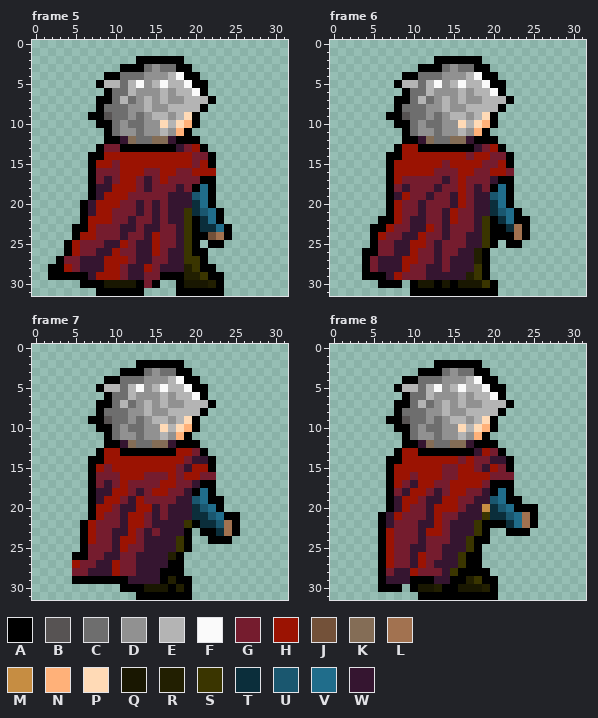
A pixel-art file gets an edit: artwork/units/Nilo.ase. Above: the version before the commit.
32x32 pixels, 8 frames. Colours within 5 levels of each other are drawn and written as one. Shown: frame 5, frame 6, frame 7, frame 8. The old version is drawn lined up with the new one.
Visible layers, top first: "red", "cloak", "Layer 4", "test2", "Layer 3", "Layer 1 Copy", "clock".
Palette (. is transparent): A #000000  B #575353  C #6e6e6e  D #919191  E #b4b4b4  F #fafafa  G #751c2e  H #9b1302  J #735139  K #846d56  L #a27250  M #c68d42  N #ffb179  P #ffdab6  Q #191701  R #221f01  S #3a3500  T #0b2e3b  U #1a576f  V #206d8b  W #351530
Pixels before, frame 5, first column x 2:
 2 ...........AAAAAA......
 3 .........AAACDCCAA.....
 4 .......AACCCDDDEFAA....
 5 ......AEECEFDEFEEFAA...
 6 .......ACCEDDDEDEEFA...
 7 ......AACECDEDEDDEEEA..
 8 ......ACCCDDEDDEEEEA...
 9 .....AABCCDCDEEDEPA....
10 ......AACDCCDDPEPNA....
11 .......ACDDCDDEDNA.....
12 .......AAWKCCKKWAAA....
13 ......AGGAAAAAAAWGHA...
14 .....AAHHHHHHHHHHHGGA..
15 .....AHHGHHHHHHHHHGHA..
16 .....AGGGHHHGGHHGGHHH..
17 .....AGWGHHGWGHGGGGAA..
18 .....AWWHHHGWGGGWGAVA..
19 .....AWHHHGGGGGWWWUVA..
20 ....AWHHHGGWGWGWWWTVA..
21 ....AWHHGGGWGWGWWSTUVA.
22 ....AHHHGGWGGWGWWSATVA.
23 ...AAHGGGWWGWWGGWSATTVA
24 ...AHHGGGWGGWHGGWSAAJLA
25 ..AHGGGWWHGWWHGGWSA.AA.
26 ..AHGGWWHGGWWHGWWSAA...
27 .AGGWWWHHHGWWGGWWSSA...
28 AAHGWWWHHGWWHGWWWRSAA..
29 AAAAAWHHHGWWGGAAARRSAA.
30 ....AAAQQQQAGA..AQQQRA.
31 ......AAAAAA....AAAAAA.
Pixels before, frame 6, first column x 4:
 2 .........AAAAAA......
 3 .......AAACDCCAA.....
 4 .....AACCCDDDEFAA....
 5 ....AEECEFDEFEEFAA...
 6 .....ACCEDDDEDEEFA...
 7 ....AACECDEDEDDEEEA..
 8 ....ACCCDDEDDEEEEA...
 9 ...AABCCDCDEEDEPA....
10 ....AACDCCDDPEPNA....
11 .....ACDDCDDEDNA.....
12 .....AAWKCCKKWAAA....
13 ....AHHAAAAAAAWGHA...
14 ...AAHHHHHHHHGHHGGA..
15 ...AHHHHHHGHHHHGGHA..
16 ...AHHHHHGGGHHGGHHG..
17 ...AHGGGGGWGHGGGWAA..
18 ...AGWGGGWGGHGWGAVA..
19 ...AWHGGWGGWHGWWUVA..
20 ...AHGGWGGGWHGWWTVA..
21 ...AHGGWGGWHGGWWTUVA.
22 ..AAHGWWGGWHGGWSATVAA
23 .AAHGGWWHGWGGGWSAATLA
24 .AHGGWWHGGWGGWWSAAALA
25 .AGGWWHHGWGGGWWSA.AA.
26 AAGGWWHGGWGGWWRA.....
27 AGWWWHHGGWGWWWRA.....
28 AGWWWHGGWWGWWWSA.....
29 AAAWHGGGWWWWWRSA.....
30 ..AAA.AQQAQAQQQSA....
31 ......AAAAAAAAAAA....
Pixels before, frame 7, first column x 5:
 2 ........AAAAAA.......
 3 ......AAACDCCAA......
 4 ....AACCCDDDEFAA.....
 5 ...AEECEFDEFEEFAA....
 6 ....ACCEDDDEDEEFA....
 7 ...AACECDEDEDDEEEA...
 8 ...ACCCDDEDDEEEEA....
 9 ..AABCCDCDEEDEPA.....
10 ...AACDCCDDPEPNA.....
11 ....ACDDCDDEDNA......
12 ....AAWKCCKKWAAA.....
13 ...AHHAAAAAAAHHGA....
14 ..AAHHHHHHHHHHGWWA...
15 ..AHGHHHHHHHHGWHHA...
16 ..AGGGHHHGGGHGHHGG...
17 ..AGWGHGGGGHHGGWAA...
18 ..AWWHHGWGHHGGWAVA...
19 ..AWHHGWHGGGGWWUVAA..
20 ..AHHGWWHHWGWWWTUVA..
21 ..AHGGWHHGWGWWWTTUVAA
22 .AHGGGWHHGWWWWSATTULA
23 .AHGGWWHGWGWWWA.AATLA
24 .AHGGWHHGWWWWSA..AAA.
25 .AGGGWHGGWWWWSA......
26 AAGGWWGGWWWWRA.......
27 HGGWWHGGWWWWAA.......
28 GGWWWHGGWWWAAA.......
29 AAAAAAAWWWWARAA......
30 ......AAAQQQARA......
31 ........AAAAAAA......
Pixels before, frame 8, first column x 6:
 2 .......AAAAAA.......
 3 .....AAACDCCAA......
 4 ...AACCCDDDEFAA.....
 5 ..AEECEFDEFEEFAA....
 6 ...ACCEDDDEDEEFA....
 7 ..AACECDEDEDDEEEA...
 8 ..ACCCDDEDDEEEEA....
 9 .AABCCDCDEEDEPA.....
10 ..AACDCCDDPEPNA.....
11 ...ACDDCDDEDNA......
12 ...AAWKCCKKWAAA.....
13 ..AHHAAAAAAAWHGA....
14 .AAHHHHHHHGHGGWWA...
15 .AHHHHHHGGHHGWHGA...
16 .AHHGHHHGGHHHHGGG...
17 .AHGWHHGGHHHHGAAA...
18 .AGWHHGWGHHGGWAVA...
19 .AWHHGWWHHGGWWUVAA..
20 .AWHGGWHHHGWWMTUVAAA
21 AWHGGGWHGGWWWSTTUVLA
22 AWGGGWWHGWWWSAAATVLA
23 AHGGGWHHGWWWSA..AAA.
24 AHGGGWGGGWWSAA......
25 AHGGWWGGWWWSA.......
26 AHGGWHGGWWSAA.......
27 AHGGWHGWWWSAA.......
28 AGWWHGGGWSAAAA......
29 AWWWAAAWWAARSAA.....
30 AAA.AQQRAAQQQRA.....
31 .....AAAAAAAAAA.....
Once edited:
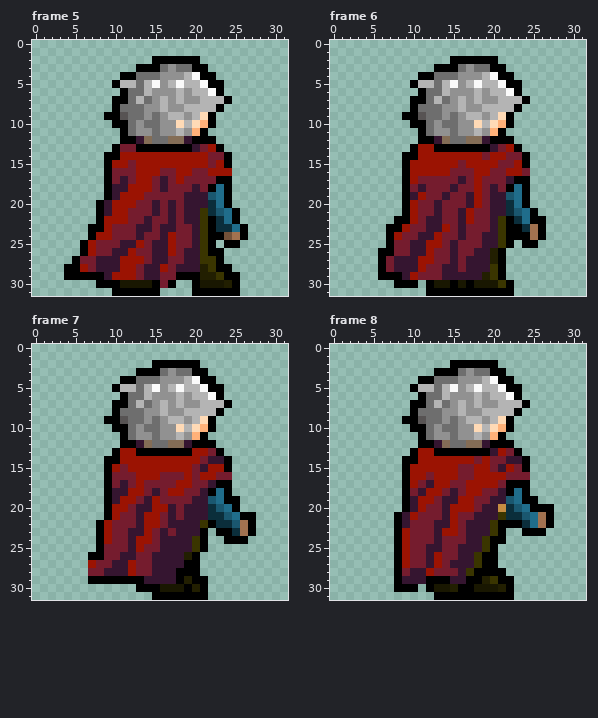
Change:
whole drawing moved by -1,+1 (the old picture is shown already moved)
Changed rows in their new state; - is an unchanged pixel.
Frame 5:
first column x 2:
 2 -----------..----AA------
 3 ---------..-AA-DCCAA-----
 4 -------..AA-CC-DDEFAA----
 5 ------..AE-CEFD-FEEFAA---
 6 -------..ACCE-D--DEEFA---
 7 ------..AA-EC---EDD-EEA--
 8 ------..A-CCD-EDD--EEA---
 9 -----..AABC--CDE-DEPA----
10 ------..AA-DCCDD-EPNA----
11 -------..ACD-CD-EDNA-----
12 -------..AAWKCCKKW-AA----
13 ------..AGG-----AAWGHA---
14 -----..AA---------HHGGA--
15 -----..AH-G-------H-GHA--
16 -----..A-GG-HHGGHHGG-HH--
17 -----..A-WGHH-W-H--GGAA--
18 -----..AWW-HH-W-G-WG-VA--
19 -----..AW-HH---GG-WWUVA--
20 ----..AW-HHG----G-WWTVA--
21 ----..AWHH-G----GWWSTUVA-
22 ----..A-HHG-WG--GWWSATVA-
23 ---..AAH-GGW-GWWGGWSATTVA
24 ---..AHH-G-WGGWHGGWSAAJLA
25 --..AH-GGWWHGWWHGGWS-.AA-
26 --..AHGGWWHGGWWHGWWSAA---
27 -..AGG-WW-HHGWWGGWWSSA---
28 ..AAHG-WWHHGWWHG-WWRSAA--
29 ..---AAW-HHGWWGG-AARRSAA-
30 ----..-AA--QQ-GA..A-QQRA-
31 ------..----AA--..----AA-
Frame 6:
first column x 4:
 2 ---------..----AA------
 3 -------..-AA-DCCAA-----
 4 -----..AA-CC-DDEFAA----
 5 ----..AE-CEFD-FEEFAA---
 6 -----..ACCE-D--DEEFA---
 7 ----..AA-EC---EDD-EEA--
 8 ----..A-CCD-EDD--EEA---
 9 ---..AABC--CDE-DEPA----
10 ----..AA-DCCDD-EPNA----
11 -----..ACD-CD-EDNA-----
12 -----..AAWKCCKKW-AA----
13 ----..AHH-----AAWGHA---
14 ---..AA------H-GHHGGA--
15 ---..A----H-G--HHGGHA--
16 ---..A---HH-GGHHGGHHG--
17 ---..AH---G-W-H-GGWAA--
18 ---..A-W-G-WG-H-WG-VA--
19 ---..AWHG-WGGWHGWWUVA--
20 ---..AHG-W-GGWHGWWTVA--
21 ---..AHG-WGGWHGGWWTUVA-
22 --..AAHGWWGGWHGGWSATVAA
23 -..AAHGGWWH-W-GGWSAATLA
24 -..AHGGWWHG-WGGWWS-A-LA
25 -..AGGWWHH-W-GGWWS-.AA-
26 ..AAGGWWHG-WGGWWRA-----
27 ..AG-WWHHG--G-WWRA-----
28 ..AG-WWHGGW-G-WWSA-----
29 ..-AAWH-GG---WWRSA-----
30 --..-A-.AQ---A-QQSA----
31 ------..---------AA----
Frame 7:
first column x 5:
 2 --------..----AA-------
 3 ------..-AA-DCCAA------
 4 ----..AA-CC-DDEFAA-----
 5 ---..AE-CEFD-FEEFAA----
 6 ----..ACCE-D--DEEFA----
 7 ---..AA-EC---EDD-EEA---
 8 ---..A-CCD-EDD--EEA----
 9 --..AABC--CDE-DEPA-----
10 ---..AA-DCCDD-EPNA-----
11 ----..ACD-CD-EDNA------
12 ----..AAWKCCKKW-AA-----
13 ---..AHH-----AAHHGA----
14 --..AA--------HHGWWA---
15 --..A-G------HHGWHHA---
16 --..A-GG-HH-G--GHHGG---
17 --..A-W-H--GGHHGGWAA---
18 --..AWWHH-WGHHGGW-VA---
19 --..AWHHGWH--GGWWUVAA--
20 --..AHHGWWHH-G-WWTUVA--
21 --..AHGGWHH--G-WWTTUVAA
22 -..AH-GGWHHG--WWSATTULA
23 -..AHGGWWH--G-WW-.AATLA
24 -..AHGGWHHG--WWSA..-AA-
25 -..A-GGWHGG--WWSA------
26 ..AAGGWWGG--WWRA-------
27 ..HGGWWHGG--WWAA-------
28 ..GG-WWHGG-WW-AA-------
29 ..-----AA--WW-RAA------
30 ------..-AA-QQ-RA------
31 --------..-----AA------
Frame 8:
first column x 6:
 2 -------..----AA-------
 3 -----..-AA-DCCAA------
 4 ---..AA-CC-DDEFAA-----
 5 --..AE-CEFD-FEEFAA----
 6 ---..ACCE-D--DEEFA----
 7 --..AA-EC---EDD-EEA---
 8 --..A-CCD-EDD--EEA----
 9 -..AABC--CDE-DEPA-----
10 --..AA-DCCDD-EPNA-----
11 ---..ACD-CD-EDNA------
12 ---..AAWKCCKKW-AA-----
13 --..AHH-----AAWHGA----
14 -..AA-----H--HGGWWA---
15 -..A----HHGGHHGWHGA---
16 -..AH-G-HHGG--HH-GG---
17 -..AHGWHHGG--HHG-AA---
18 -..AGWHH-WGHHGGW-VA---
19 -..AWHHGWWHHGGWWUVAA--
20 -..AWHGGW-HHGWWMTUV-AA
21 ..AWH-GGWHGG-WWSTTUVLA
22 ..AW-GGWWHG-WWS-AATVLA
23 ..AH-GGWHHG-WWSA..-AA-
24 ..AH-G-W-GGWWSAA------
25 ..AHGGWWGG-WWSA-------
26 ..AHGGWHGGWWSAA-------
27 ..AHGGWHG-WWSAA-------
28 ..AGWWH-GGWS--AA------
29 ..A-WW-AAWWAARSAA-----
30 ..-A-.AQQRAA-QQRA-----
31 -----..--------AA-----
Where, in picture pixels (left, top, right, bottom), the same in both pictures:
changed: (48, 56, 248, 296)
changed: (362, 56, 546, 296)
changed: (72, 360, 256, 600)
changed: (378, 360, 554, 600)
